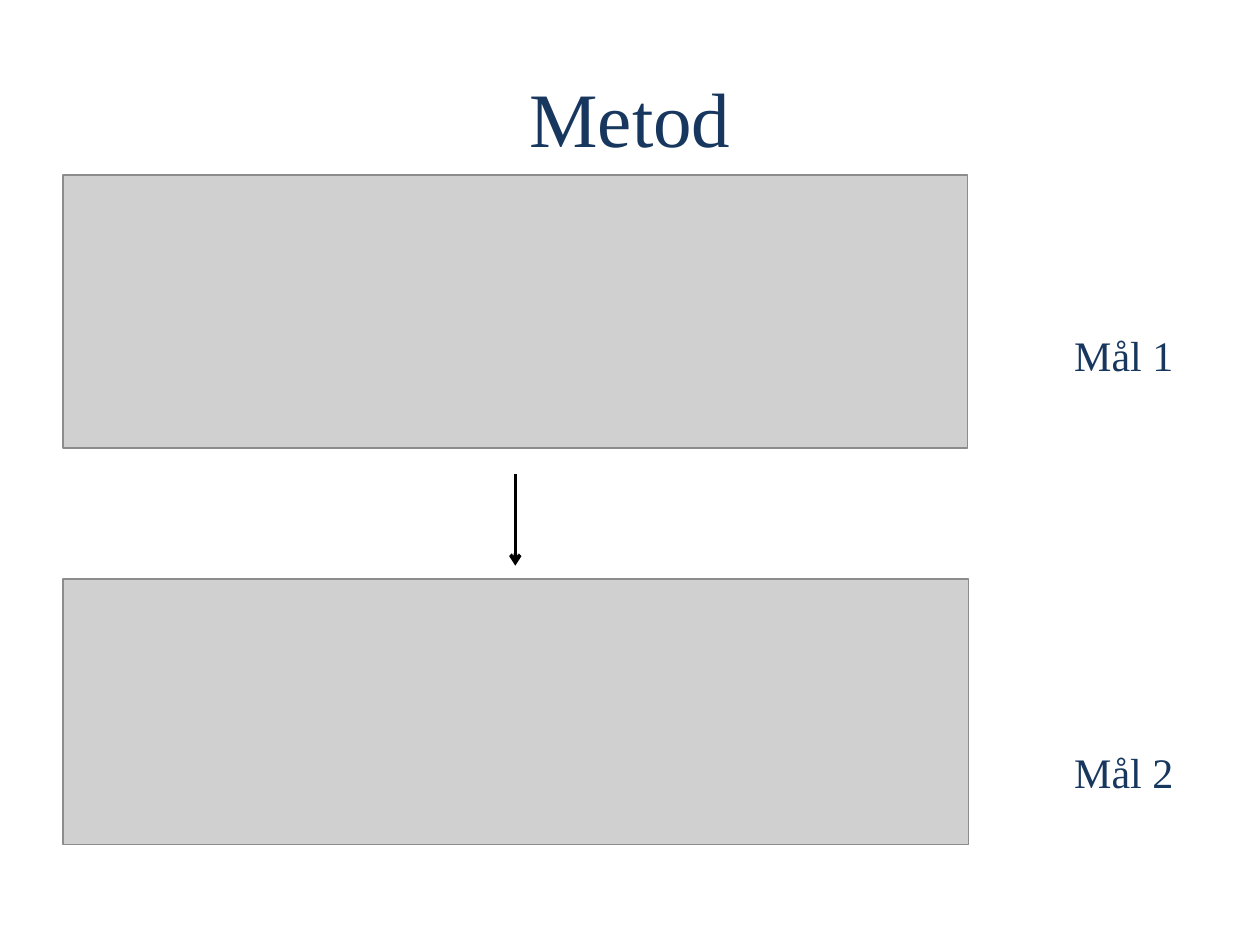
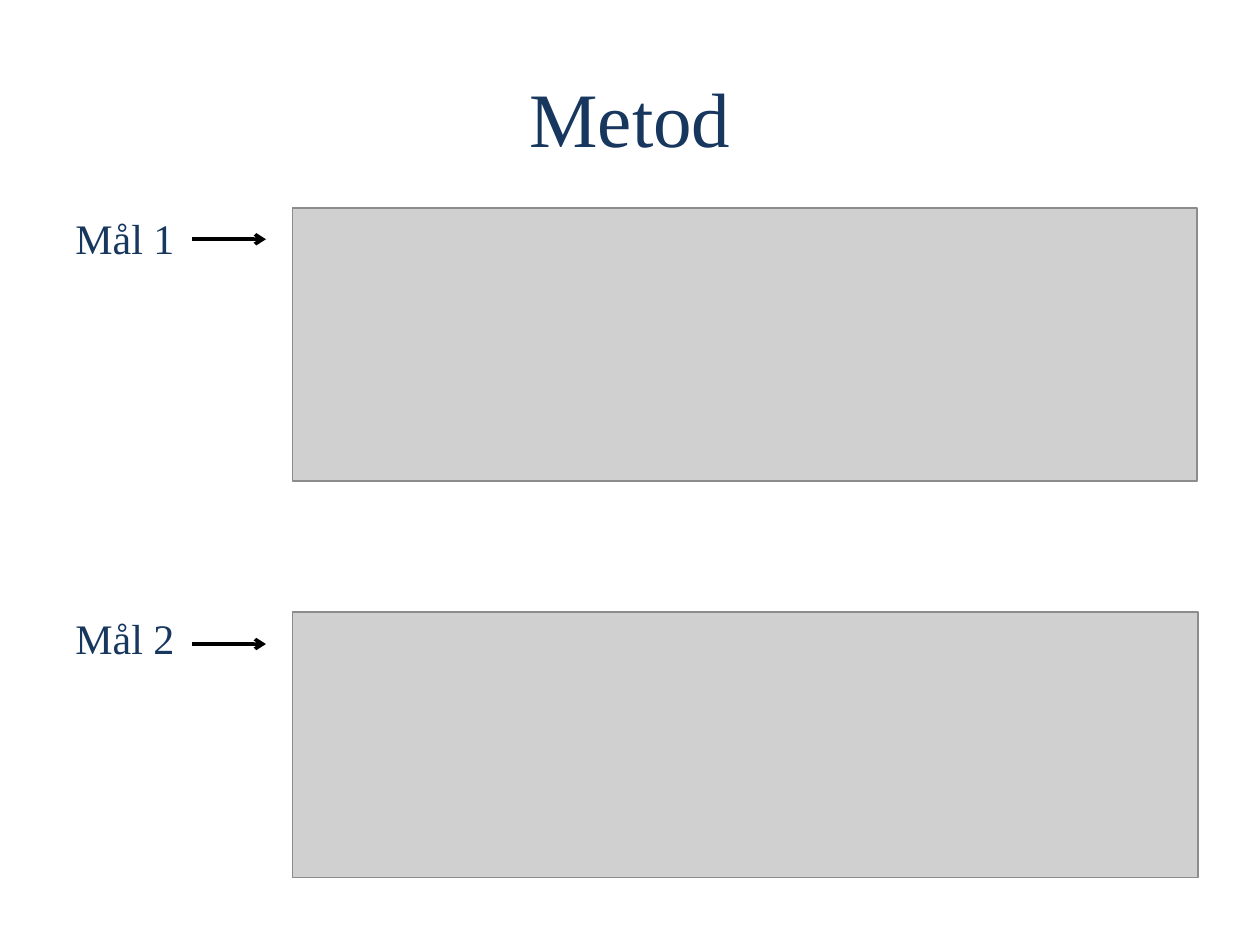
Before and after one commit to OliviaImner/thesis_document, a slide deck: slide 5 of Thesis/Presentation.pptx (slide 6 before the commit). Drawn at 1260x945 pixels with LibreOffice and Linux fonts; fonts in the diff are those of the drawing; grey boxes stand for pictures. Boxes give left, top, right and bottom in pixels: in the first picture for what was removed or moved away, otherwise in the second. Text is boxed around its words. In the diff, an @@ line names an element or a change of style, - is before the commit and + after.

```diff
--- a/Thesis/Presentation.pptx
+++ b/Thesis/Presentation.pptx
@@ text "Mål 1" moved from (x1=1074, y1=340, x2=1173, y2=372) to (x1=75, y1=223, x2=174, y2=255) @@
@@ picture moved from (x1=63, y1=175, x2=968, y2=449) to (x1=292, y1=208, x2=1197, y2=481) @@
@@ arrow moved from (515, 474) - (515, 566) to (193, 239) - (266, 239) @@
@@ text "Mål 2" moved from (x1=1074, y1=757, x2=1173, y2=789) to (x1=75, y1=623, x2=174, y2=655) @@
@@ picture moved from (x1=63, y1=580, x2=969, y2=845) to (x1=292, y1=612, x2=1198, y2=878) @@
@@ arrow added from (193, 644) to (266, 644), #000000 2 pt @@
```
Also in this commit, not shown: 7 other slides changed, 2 slides added, 3 slides removed, 1 other file.
